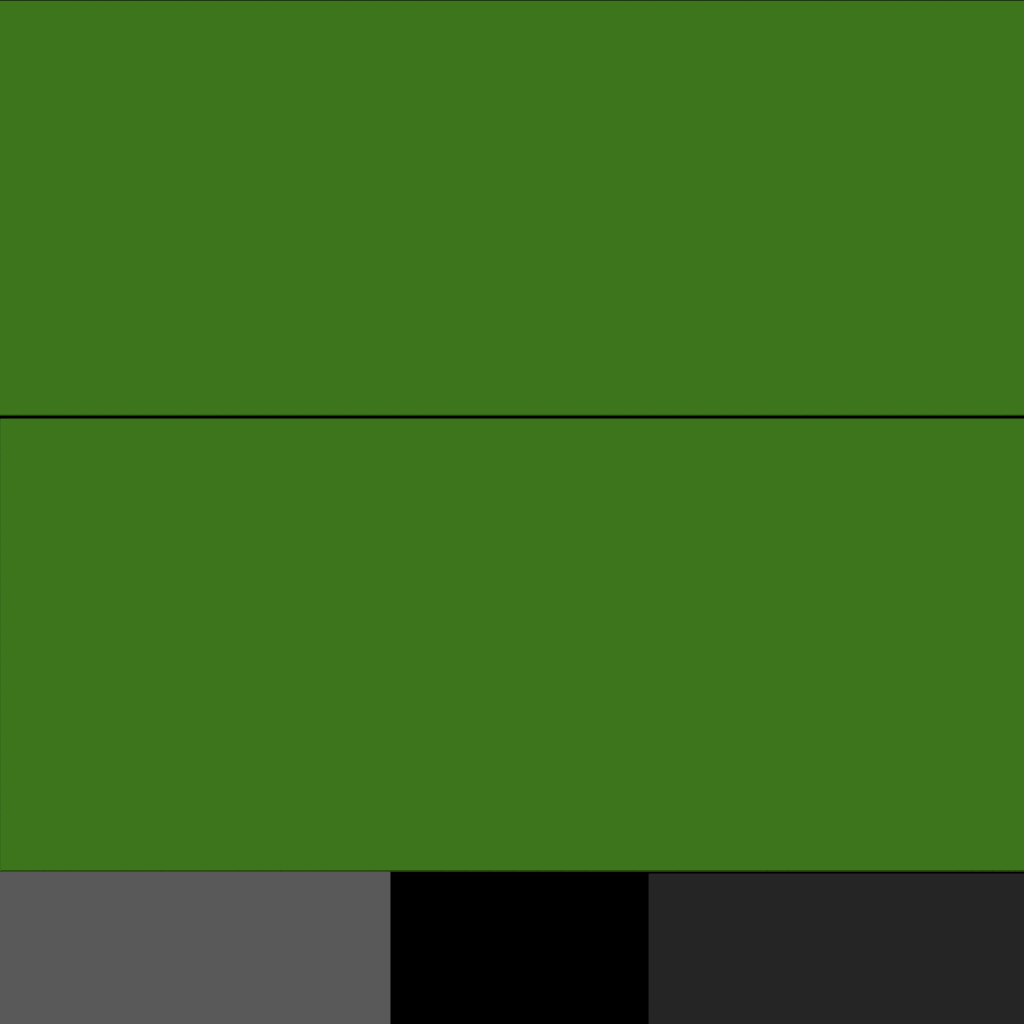
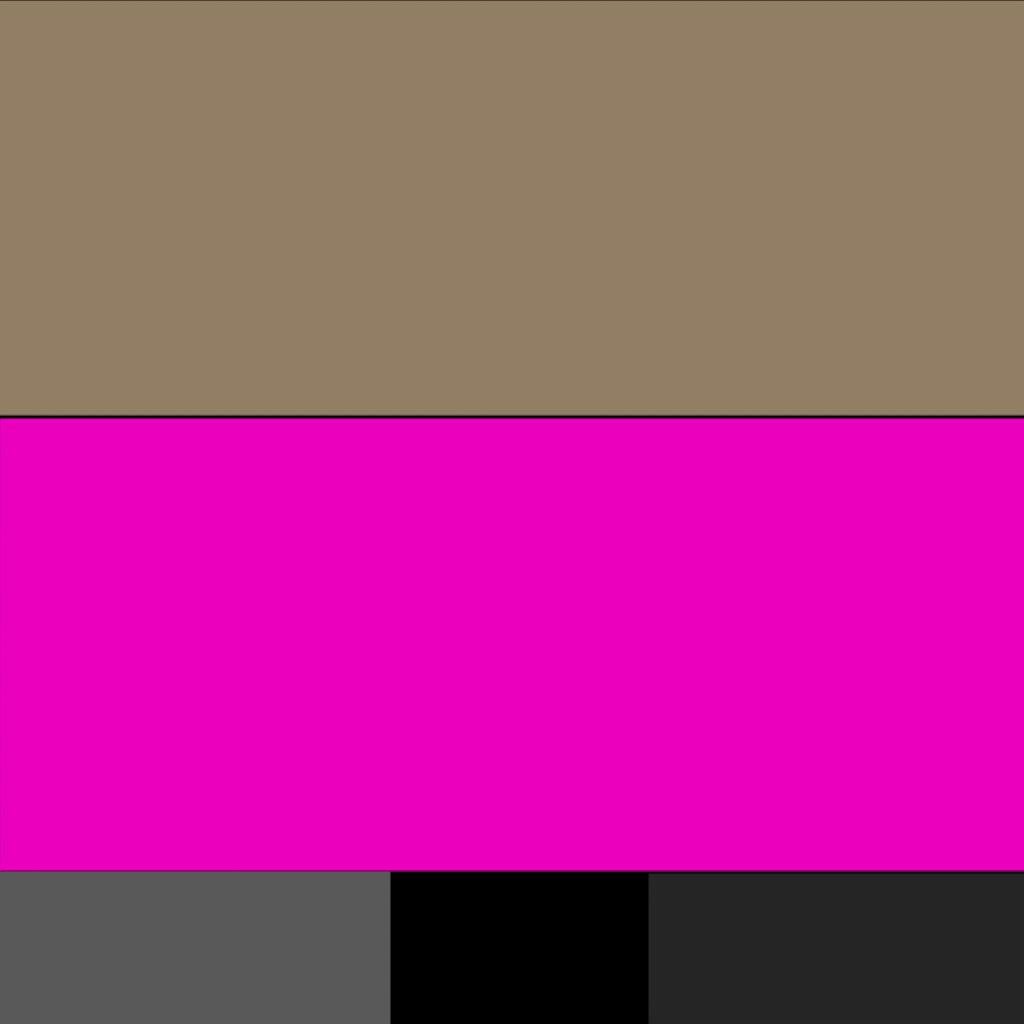
Layer changes from the first 1024×1024 image to the second:
hid "tank_player_red", moved it above "tank_purple" over [0, 0, 1024, 872]
renamed "tank_player_green" to "tank_purple", hid it, painted on it over [0, 0, 1024, 872]
